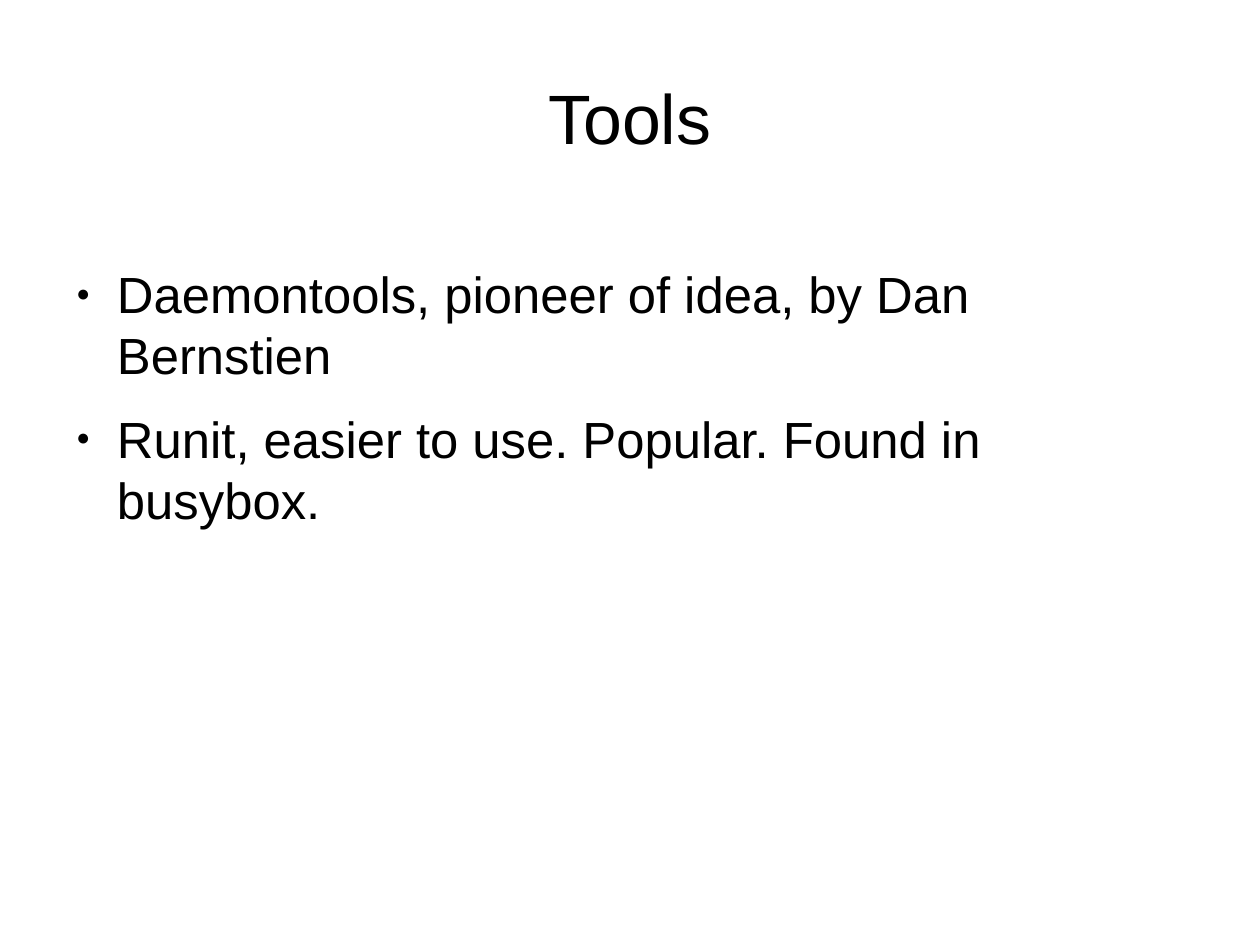
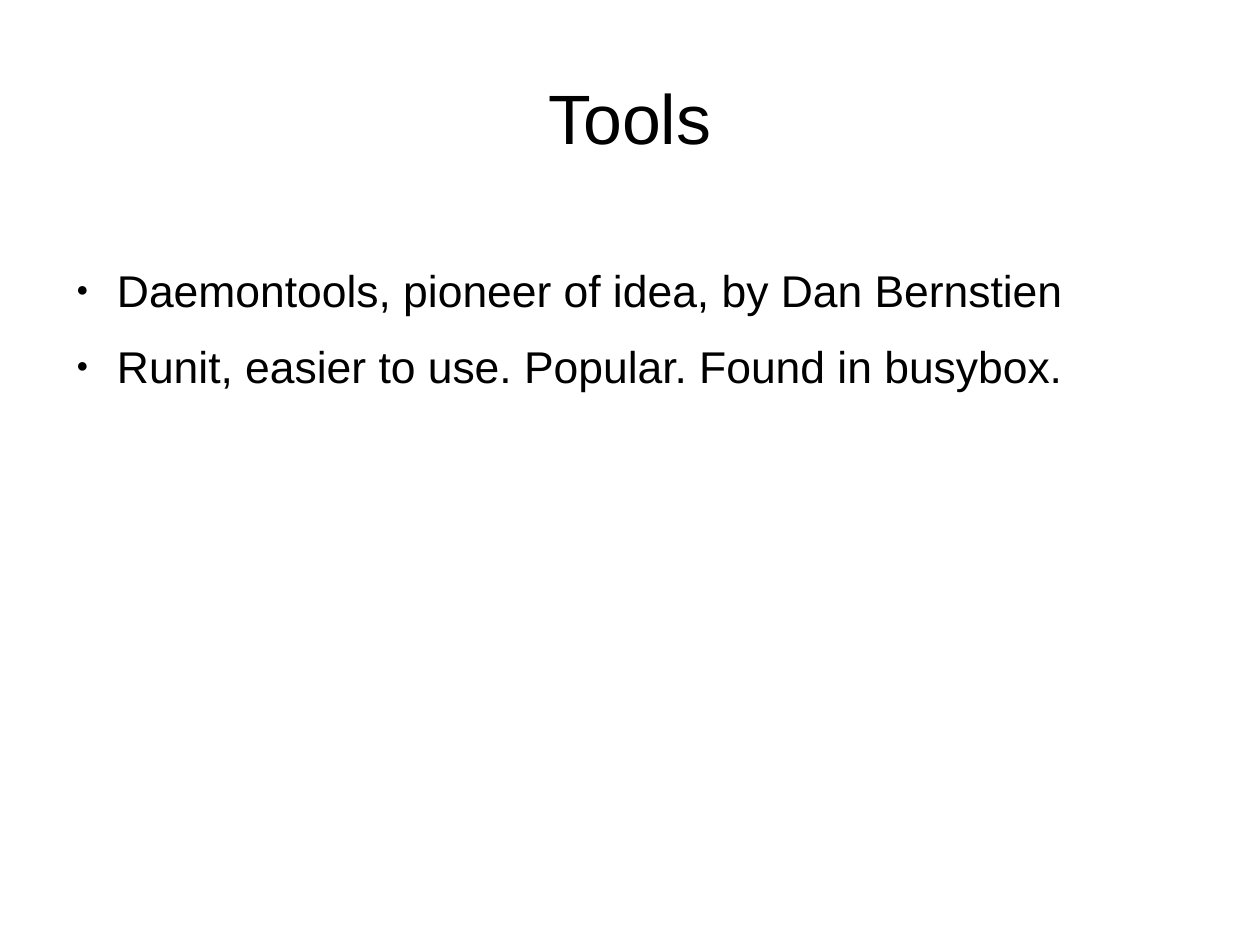
Before and after one commit to nrdvana/yapc-supervision-talk, a slide deck: slide 49 of slides.odp. Drawn at 1260x945 pixels with LibreOffice and Linux fonts; fonts in the diff are those of the drawing. Boxes give left, top, right and bottom in pixels: in the first picture for what was removed or moved away, otherwise in the second. Text is boxed around its words. In the diff, an @@ line names an element or a change of style, - is before the commit and + after.

Commit message:
Removed runit example, to save time

```diff
--- a/slides.odp
+++ b/slides.odp
@@ text "Daemontools, pioneer of idea, by ..." at [117,274,1063,392]: size 32 to 28 pt @@
```
Also in this commit, not shown: 7 other slides changed, 1 other file.
